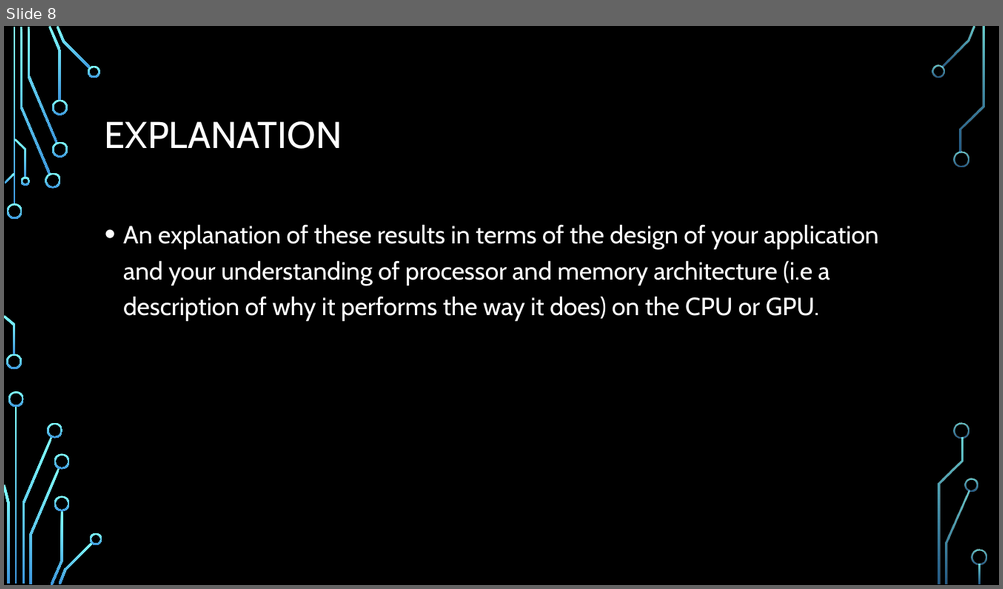
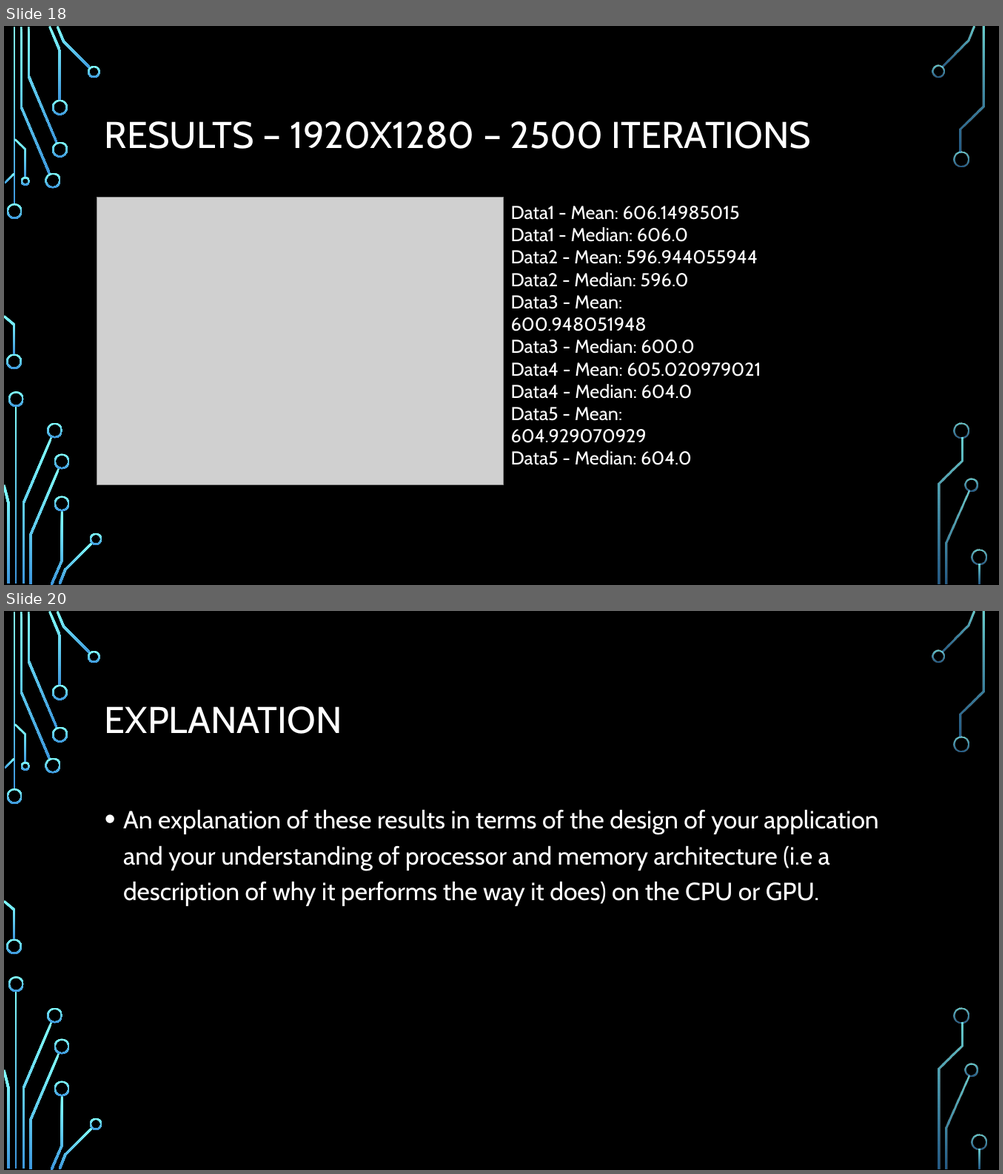
Before and after one commit to Shorte240/DSaA-Submission, a slide deck: CMP202 Assessment.pptx. Shown one above the other, each under a label of ours: slide 8 before the commit, slides 18 and 20 after it; the slides between them are not shown. The pictures are 1003x589 and 1003x1174 pixels, drawn with LibreOffice and Linux fonts; fonts in the diff are those of the drawing; grey boxes stand for pictures; background and template pictures are left out. Boxes give left, top, right and bottom in pixels: in the first picture for what was removed or moved away, otherwise in the second. Text is boxed around its words. In the diff, an @@ line names an element or a change of style, - is before the commit and + after.

```diff
--- a/CMP202 Assessment.pptx
+++ b/CMP202 Assessment.pptx
@@ slide 18 added at (4, 26, 999, 585), background picture (left out); not listed: 36 template elements that a slide beside it also shows @@
@@ title added at (105, 121, 811, 149), 36 pt, text #FFFFFF @@
+RESULTS – 1920X1280 – 2500 ITERATIONS
@@ picture added at (97, 197, 504, 485) @@
@@ text added at (511, 206, 760, 466), 18 pt, text #FFFFFF @@
+Data1 - Mean: 606.14985015
+Data1 - Median: 606.0
+Data2 - Mean: 596.944055944
+Data2 - Median: 596.0
+Data3 - Mean: 600.948051948
+Data3 - Median: 600.0
+Data4 - Mean: 605.020979021
+Data4 - Median: 604.0
+Data5 - Mean: 604.929070929
+Data5 - Median: 604.0
@@ what was slide 8 is now slide 20 @@
```
Also in this commit, not shown: 4 slides changed, 12 other slides added, 1 slide removed, 3 other files.
